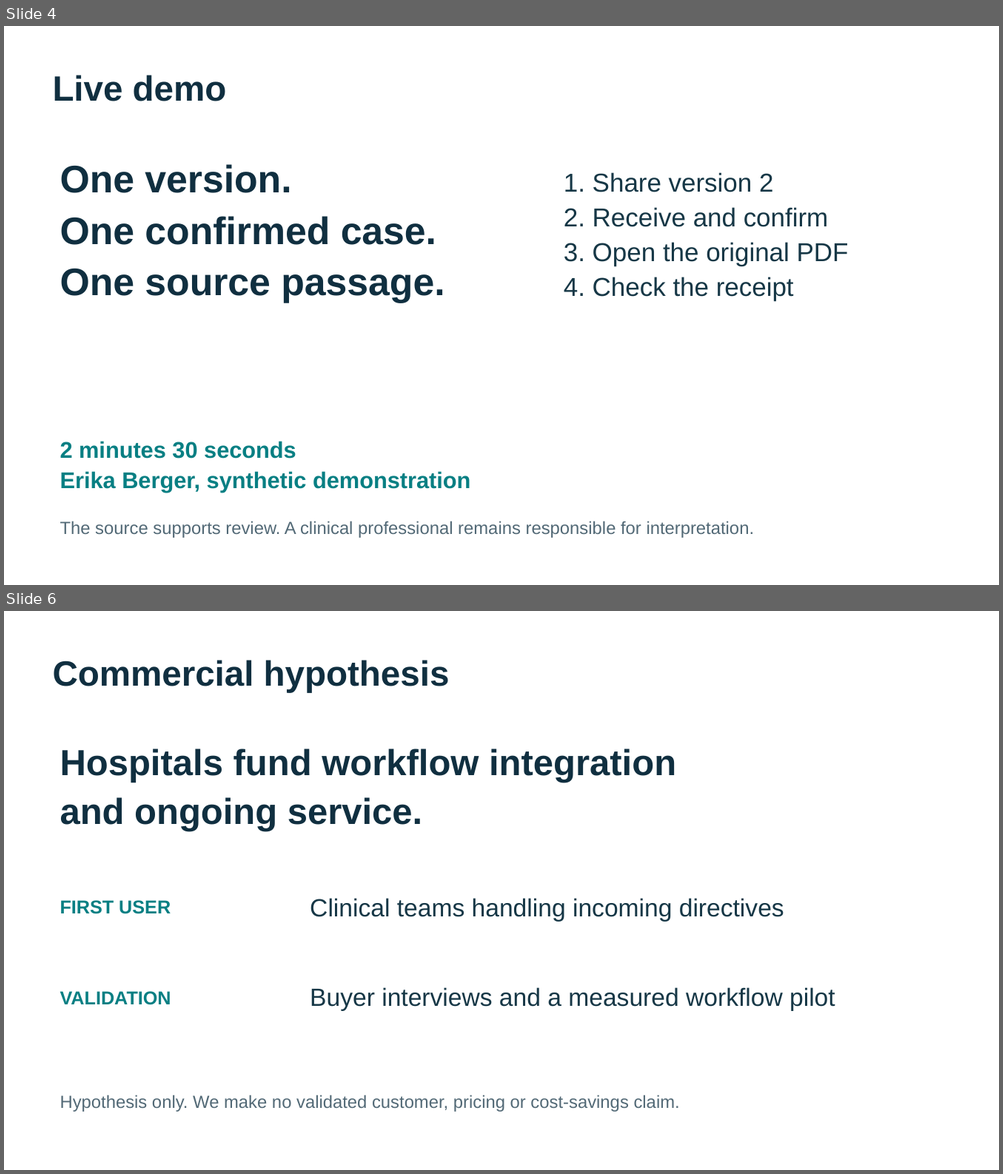
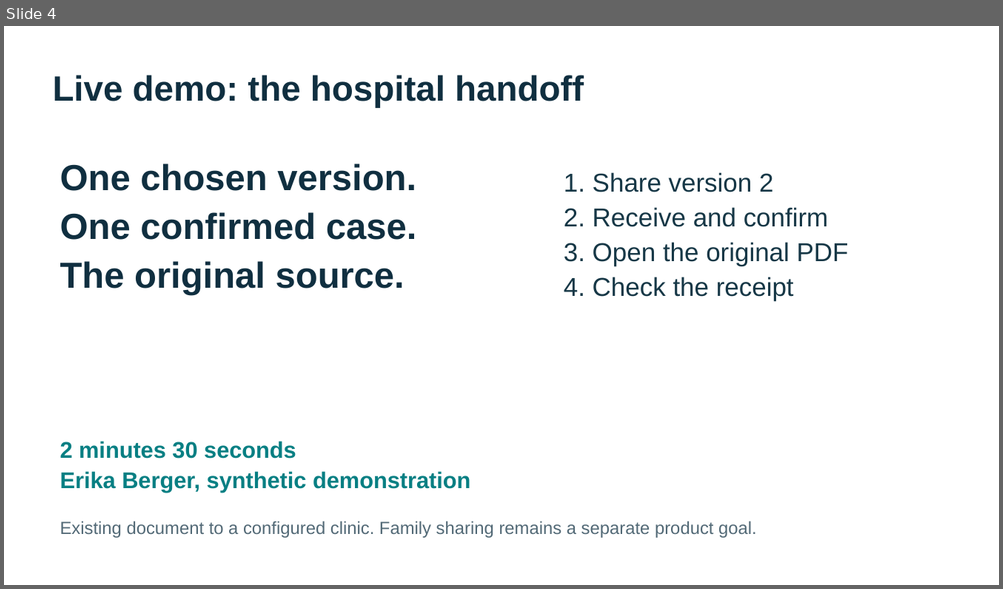
Before and after one commit to DucAnh0075/leuphana_hackathon, a slide deck: docs/pitch/Vorsorge-pitch.pptx. Shown one above the other, each under a label of ours: slides 4 and 6 before the commit, slide 4 after it; the slides between them are not shown. The pictures are 1003x1174 and 1003x589 pixels, drawn with LibreOffice and Linux fonts; fonts in the diff are those of the drawing. Boxes give left, top, right and bottom in pixels: in the first picture for what was removed or moved away, otherwise in the second. Text is boxed around its words. In the diff, an @@ line names an element or a change of style, - is before the commit and + after.

```diff
--- a/docs/pitch/Vorsorge-pitch.pptx
+++ b/docs/pitch/Vorsorge-pitch.pptx
@@ slide 6 removed at <box>4,611,999,1170</box>, background #FFFFFF @@
@@ text removed at <box>53,660,449,693</box> @@
-Commercial hypothesis
@@ text removed at <box>60,749,676,832</box> @@
-Hospitals fund workflow integration
-and ongoing service.
@@ text removed at <box>310,898,784,922</box> @@
-Clinical teams handling incoming directives
@@ text removed at <box>60,900,170,914</box> @@
-FIRST USER
@@ text removed at <box>310,988,835,1011</box> @@
-Buyer interviews and a measured workflow pilot
@@ text removed at <box>60,991,171,1005</box> @@
-VALIDATION
@@ text removed at <box>60,1095,680,1112</box> @@
-Hypothesis only. We make no validated customer, pricing or cost-savings claim.
@@ slide 4 changed as well @@
@@ text at <box>53,75,583,108</box>: text changed @@
-Live demo
+Live demo: the hospital handoff
@@ text at <box>60,164,416,191</box>: text changed; size 37 to 35 pt @@
-One version.
+One chosen version.
@@ text at <box>60,212,417,240</box>: size 37 to 35 pt in "One confirmed case." @@
@@ text at <box>60,261,404,295</box>: text changed; size 37 to 35 pt @@
-One source passage.
+The original source.
@@ text at <box>60,521,757,538</box>: text changed @@
-The source supports review. A clinical professional remains responsible for interpretation.
+Existing document to a configured clinic. Family sharing remains a separate product goal.
```
Also in this commit, not shown: 7 other slides changed, 3 slides added, 2 other slides removed, 5 other files.
